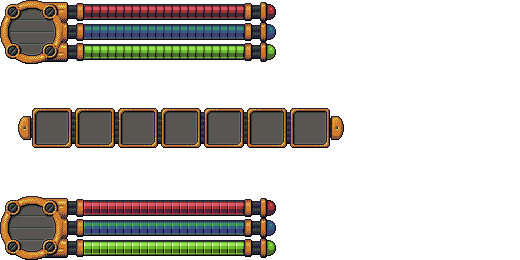
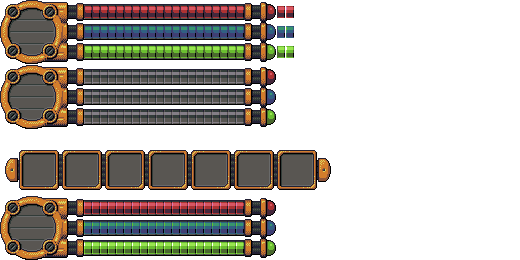
Layers edited between the first and the second 520×260 image:
renamed "Ebene 123" to "Ebene 145", painted on it over [left=0, top=6, right=331, bottom=190]
removed layer "Ebene 119" over [left=18, top=108, right=344, bottom=148]
removed layer "Ebene 122" over [left=201, top=108, right=244, bottom=148]
removed layer "Ebene 121" over [left=158, top=108, right=201, bottom=148]
removed layer "Ebene 120" over [left=115, top=108, right=158, bottom=148]
removed layer "Ebene 118" over [left=0, top=65, right=276, bottom=190]
